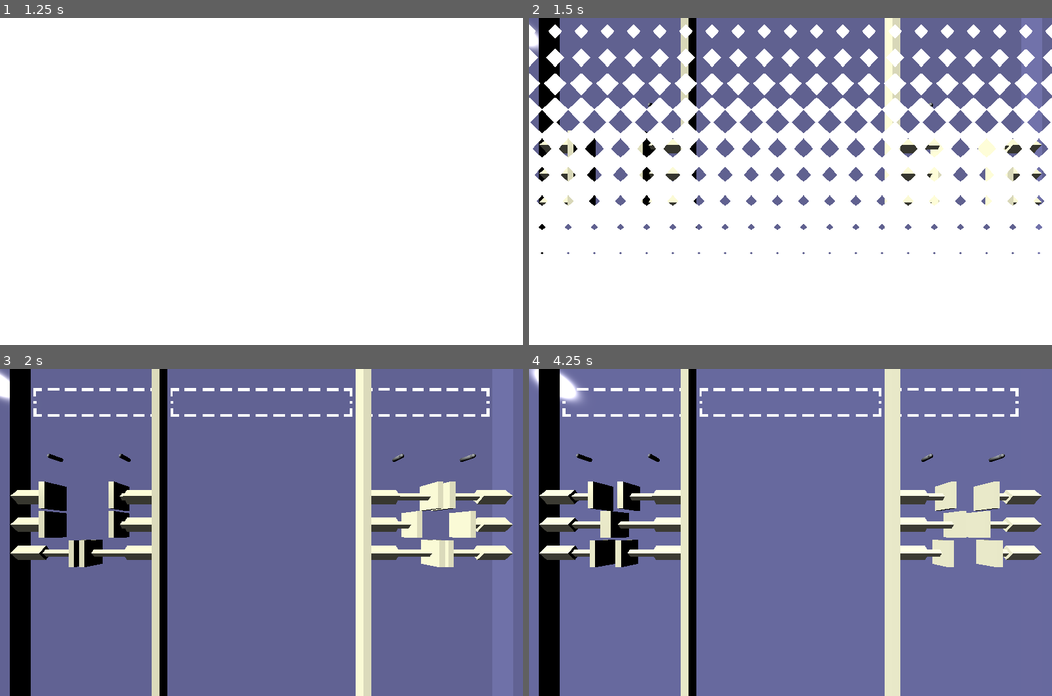
Above: before the commit, frames 1-4 (two rows, left to right).
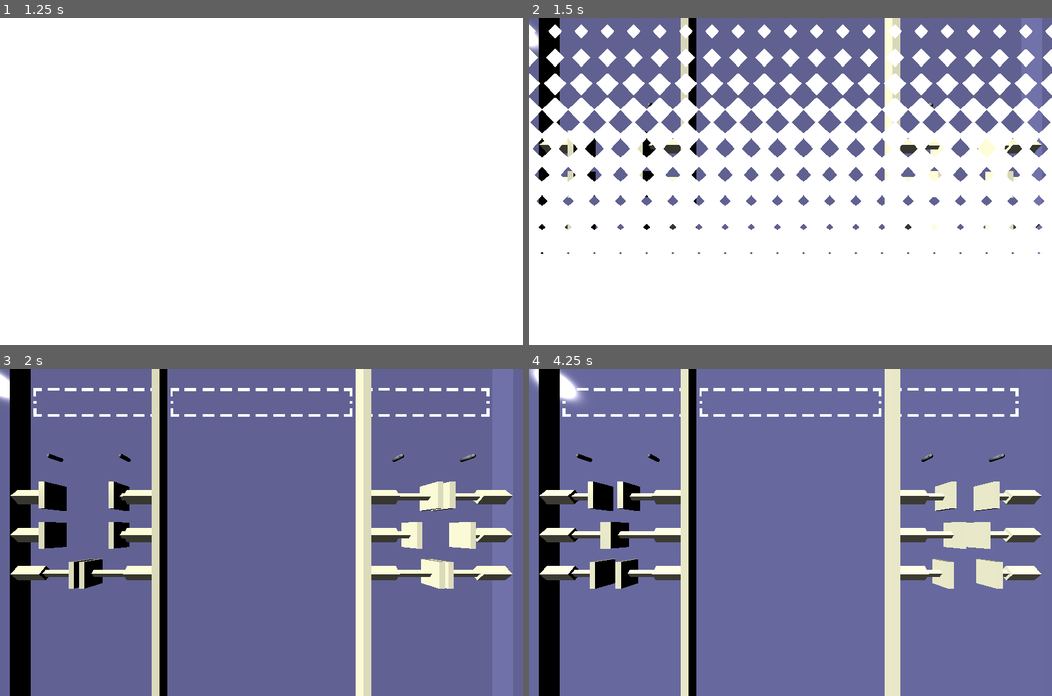
Above: after the commit, the same moments.

Repository: mattiasaksli/sigint
Game: Godot game, scene res://scenes/menus/main_menu.tscn
Same seed, same stepped clock (60 frames per second), same inputs: the game is played once before the commit and once after it.
Inputs:
- Up to frame 1 (1.25 s): click "New Game" at 0.5 s
- Up to frame 2 (1.5 s): click "New Game" at 1.25 s
- Up to frame 3 (2 s): no input
- Up to frame 4 (4.25 s): tap Enter (ui_accept) at 2, 2.27, 3.02 s; hold Up (ui_up) 2.03-2.78 s; hold Down (ui_down) 2.78-3.53 s; hold Up (ui_up) from 3.53 s (still down)

Frame 1 is identical in both runs. In frame 2, 0.7% of the frame differs, in the area x 2-98%, y 45-65%; in frame 3, 7.2%; in frame 4, 7.7%, in the area x 2-98%, y 43-68%.

Commit message:
Fix players getting stuck behind crushers

Diff:
--- a/scenes/levels/level1.tscn
+++ b/scenes/levels/level1.tscn
@@ -61,14 +61,14 @@
 before_retract_start_delay = 0.5
 
 [node name="CrusherObstacle2" parent="LeftRoom/Obstacles" instance=ExtResource( 5 )]
-transform = Transform( 1, 0, 0, 0, 1, 0, 0, 0, 1, 0, 1.5, 0 )
+transform = Transform( 1, 0, 0, 0, 1, 0, 0, 0, 1, 0, -0.5, 0 )
 extend_duration = 1.1
 retract_duration = 1.75
 starting_delay = 1.0
 before_extend_start_delay = 1.2
 
 [node name="CrusherObstacle3" parent="LeftRoom/Obstacles" instance=ExtResource( 5 )]
-transform = Transform( 1, 0, 0, 0, 1, 0, 0, 0, 1, 0, -4, 0 )
+transform = Transform( 1, 0, 0, 0, 1, 0, 0, 0, 1, 0, -8, 0 )
 extend_duration = 1.1
 retract_duration = 1.75
 starting_delay = 0.25
@@ -108,7 +108,7 @@
 before_extend_start_delay = 1.0
 
 [node name="CrusherObstacle2" parent="RightRoom/Obstacles" instance=ExtResource( 5 )]
-transform = Transform( 1, 0, 0, 0, 1, 0, 0, 0, 1, 0, 1.5, 0 )
+transform = Transform( 1, 0, 0, 0, 1, 0, 0, 0, 1, 0, -0.5, 0 )
 extend_duration = 1.0
 retract_duration = 1.7
 starting_delay = 0.5
@@ -116,7 +116,7 @@
 before_extend_start_delay = 1.0
 
 [node name="CrusherObstacle3" parent="RightRoom/Obstacles" instance=ExtResource( 5 )]
-transform = Transform( 1, 0, 0, 0, 1, 0, 0, 0, 1, 0, -4, 0 )
+transform = Transform( 1, 0, 0, 0, 1, 0, 0, 0, 1, 0, -8, 0 )
 extend_duration = 1.0
 retract_duration = 1.7
 starting_delay = 0.3
Not shown, changed: index.audio.worklet.js
Not shown, changed: index.html
Not shown, changed: index.js
Not shown, changed: index.pck
Not shown, changed: index.wasm
